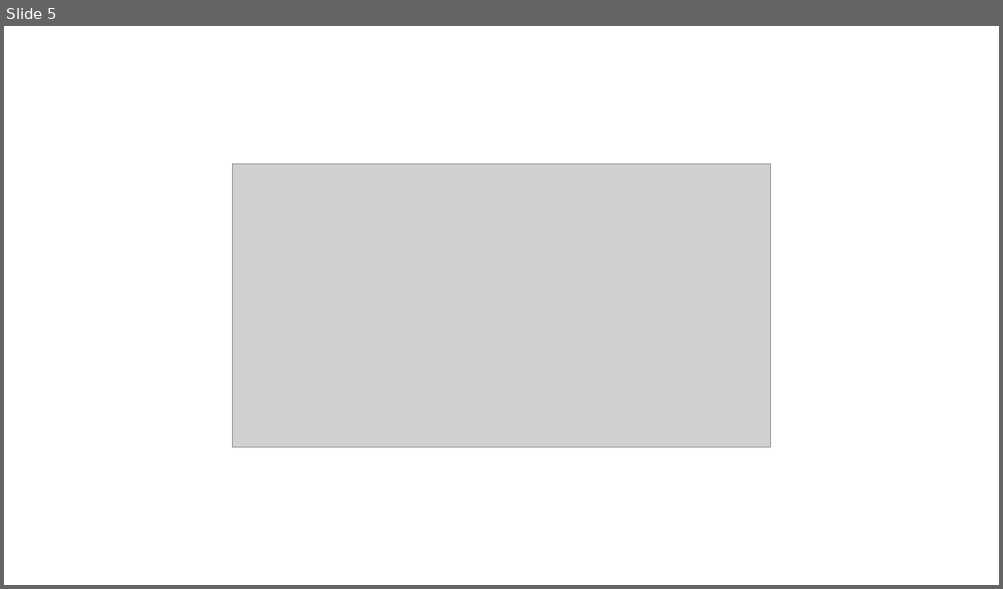
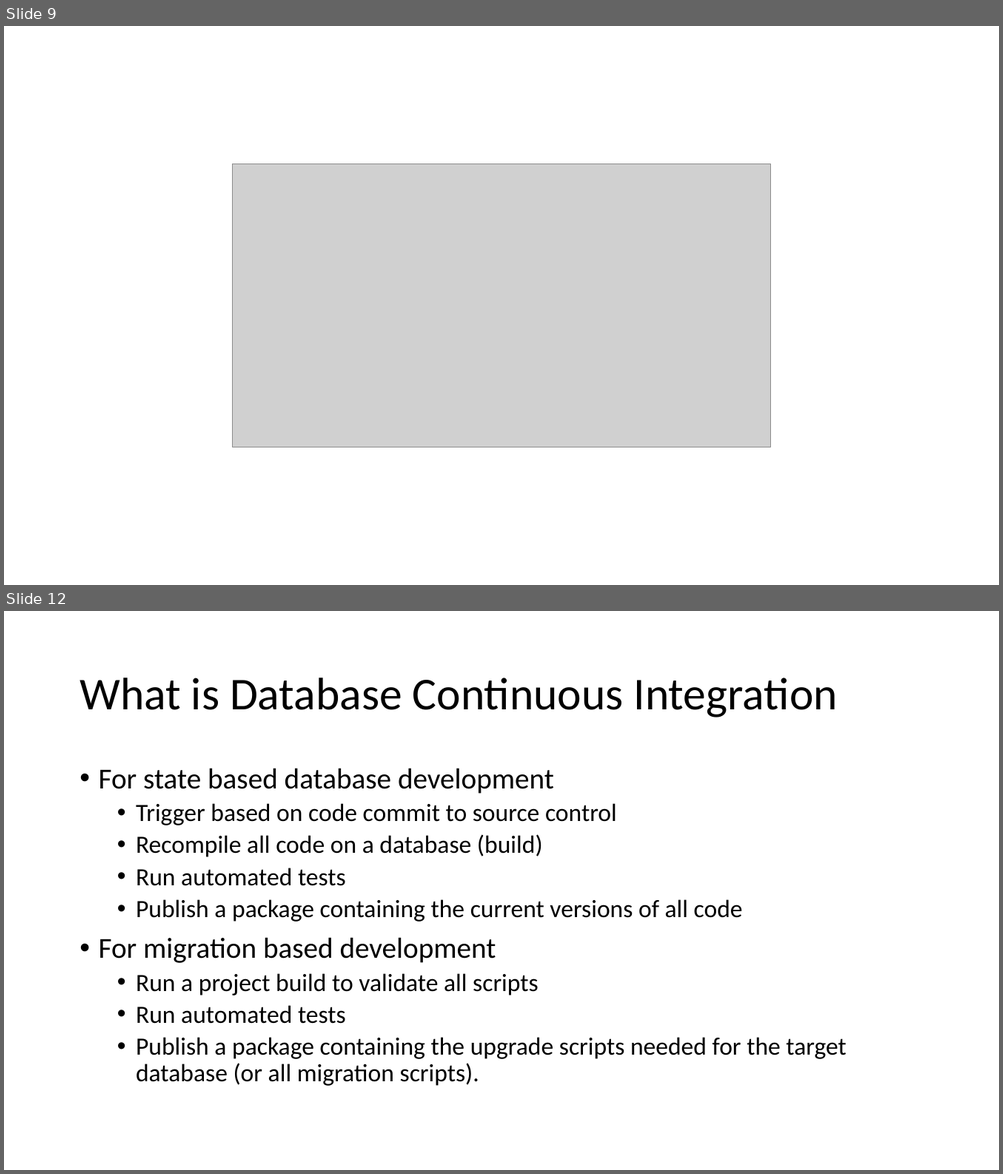
Before and after one commit to way0utwest/DatabaseDevOpsMS, a slide deck: Section 2 - Getting DevOps into Development/VCS.pptx. Shown one above the other, each under a label of ours: slide 5 before the commit, slides 9 and 12 after it; the slides between them are not shown. The pictures are 1003x589 and 1003x1174 pixels, drawn with LibreOffice and Linux fonts; fonts in the diff are those of the drawing; grey boxes stand for pictures. Boxes give left, top, right and bottom in pixels: in the first picture for what was removed or moved away, otherwise in the second. Text is boxed around its words. In the diff, an @@ line names an element or a change of style, - is before the commit and + after.

```diff
--- a/Section 2 - Getting DevOps into Development/VCS.pptx
+++ b/Section 2 - Getting DevOps into Development/VCS.pptx
@@ slide 12 added at <box>4,611,999,1170</box>, background #FFFFFF @@
@@ title added at <box>79,678,837,718</box>, 44 pt, text #000000 @@
+What is Database Continuous Integration
@@ text added at <box>99,768,846,1086</box>, 24 pt, text #000000 @@
+• For state based database development
+  • Trigger based on code commit to source control
+  • Recompile all code on a database (build)
+  • Run automated tests
+  • Publish a package containing the current versions of all code
+• For migration based development
+  • Run a project build to validate all scripts
+  • Run automated tests
+  • Publish a package containing the upgrade scripts needed for the target database (or all migration scripts).
@@ what was slide 5 is now slide 9 @@
```
Also in this commit, not shown: 11 other slides added, 4 other files.
